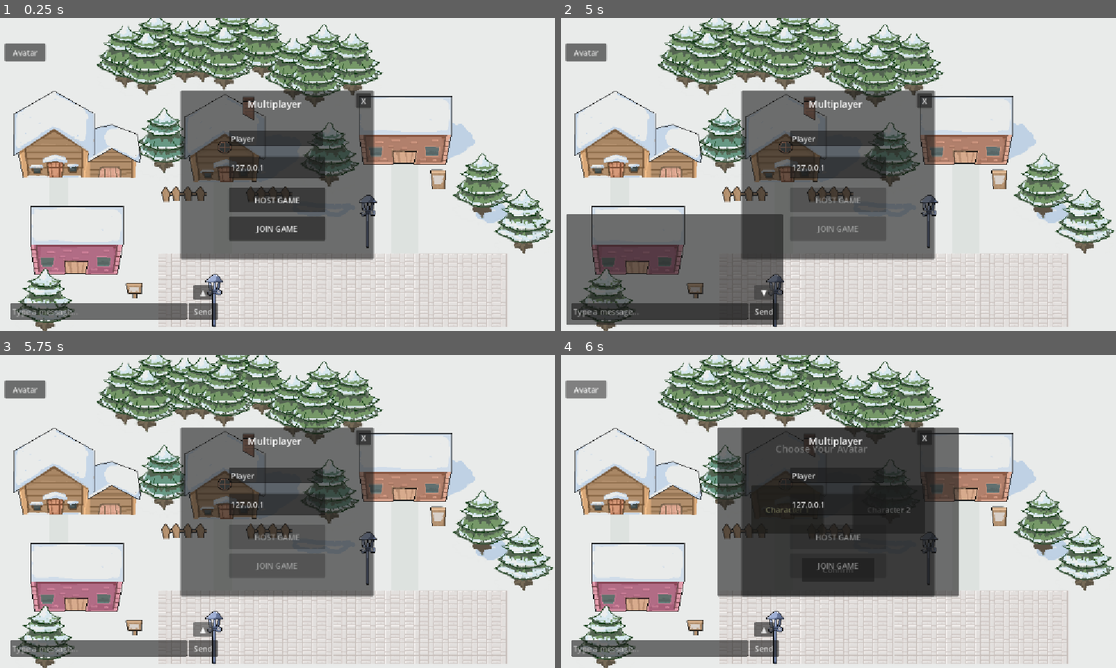
Above: before the commit, frames 1-4 (two rows, left to right).
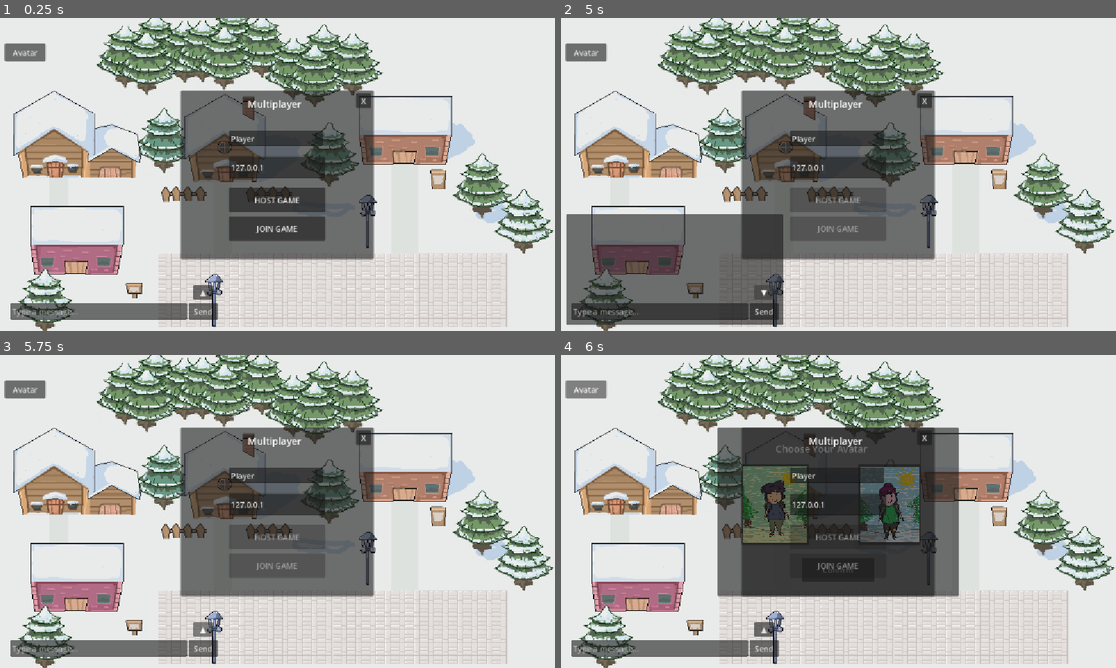
Above: after the commit, the same moments.

Repository: AyuMans/PixelReign
Game: Godot game, scene res://scenes/world.tscn
Two runs of this game, one before a commit and one after it. Both use one fixed random seed, a clock stepped at 60 frames per second and the inputs below.
Inputs (mouse positions are in pixels of both pictures, inside the frame that each line leads up to):
- Up to frame 1 (0.25 s): no input
- Up to frame 2 (5 s): click (660, 312) at 0.52 s; type "12" at 0.6 s; click "HOST GAME" at 1.25 s; click "X" at 2 s; click "Network" at 2.75 s; click "Send" at 3.5 s; click "▲" at 4.25 s
- Up to frame 3 (5.75 s): click "▼" at 5 s
- Up to frame 4 (6 s): click "Avatar" at 5.75 s

Frames 1-3 are identical in both runs. In frame 4, 4.2% of the frame differs, in the area x 32-65%, y 35-60%.

Commit message:
Global network UI

Diff:
--- a/project.godot
+++ b/project.godot
@@ -22,6 +22,7 @@
 ChatUi="*uid://cfpjt8ijojgyv"
 AvatarSelect="*uid://prh00wreqxja"
 PlayerCard="*uid://24e8p0m1en38"
+NetworkUi="*uid://cjaoe4nhtnmd"
 
 [display]
 
--- a/scenes/avatar_select.tscn
+++ b/scenes/avatar_select.tscn
@@ -1,6 +1,8 @@
 [gd_scene format=3 uid="uid://prh00wreqxja"]
 
 [ext_resource type="Script" uid="uid://debj77il5kbbn" path="res://scripts/avatar_select.gd" id="1_y117x"]
+[ext_resource type="Texture2D" uid="uid://canmwylgdobxv" path="res://assets/avatars/avatar1_card.png" id="2_k8pih"]
+[ext_resource type="Texture2D" uid="uid://dh6p7gj4s0lw1" path="res://assets/avatars/avatar2_card.png" id="3_lye6m"]
 
 [node name="AvatarSelect" type="CanvasLayer" unique_id=401225560]
 script = ExtResource("1_y117x")
@@ -30,19 +32,21 @@
 
 [node name="Character1Button" type="Button" parent="Panel" unique_id=1565212752]
 layout_mode = 0
-offset_left = 70.0
-offset_top = 120.0
-offset_right = 220.0
-offset_bottom = 220.0
-text = "Character 1"
+offset_left = 50.0
+offset_top = 76.0
+offset_right = 190.0
+offset_bottom = 244.0
+icon = ExtResource("2_k8pih")
+expand_icon = true
 
 [node name="Character2Button" type="Button" parent="Panel" unique_id=942316583]
 layout_mode = 0
-offset_left = 280.0
-offset_top = 120.0
-offset_right = 430.0
-offset_bottom = 220.0
-text = "Character 2"
+offset_left = 291.0
+offset_top = 76.0
+offset_right = 421.0
+offset_bottom = 244.0
+icon = ExtResource("3_lye6m")
+expand_icon = true
 
 [node name="ConfirmButton" type="Button" parent="Panel" unique_id=908237927]
 layout_mode = 0
--- a/scenes/house_interior.tscn
+++ b/scenes/house_interior.tscn
@@ -2,7 +2,6 @@
 
 [ext_resource type="Texture2D" uid="uid://deuhu81loomrj" path="res://assets/rooms/house_interior.png" id="1_6po8i"]
 [ext_resource type="Script" uid="uid://cb03r8tyetf1i" path="res://scripts/house_interior.gd" id="1_6r7l5"]
-[ext_resource type="Script" uid="uid://b14nscdiednp5" path="res://scripts/network_ui.gd" id="3_6r7l5"]
 
 [sub_resource type="RectangleShape2D" id="RectangleShape2D_goxrl"]
 size = Vector2(723, 70.5)
@@ -70,71 +69,4 @@
 position = Vector2(777, 236.5)
 shape = SubResource("RectangleShape2D_rl2g8")
 
-[node name="NetworkUI" type="CanvasLayer" parent="." unique_id=2032236221]
-script = ExtResource("3_6r7l5")
-
-[node name="Panel" type="Panel" parent="NetworkUI" unique_id=1401984238]
-offset_left = 376.0
-offset_top = 150.0
-offset_right = 776.0
-offset_bottom = 500.0
-
-[node name="Title" type="Label" parent="NetworkUI/Panel" unique_id=359153099]
-layout_mode = 0
-offset_left = 130.0
-offset_top = 30.0
-offset_right = 219.0
-offset_bottom = 53.0
-text = "Multiplayer"
-
-[node name="HostButton" type="Button" parent="NetworkUI/Panel" unique_id=962252717]
-layout_mode = 0
-offset_left = 100.0
-offset_top = 100.0
-offset_right = 300.0
-offset_bottom = 150.0
-text = "HOST GAME"
-
-[node name="IPInput" type="LineEdit" parent="NetworkUI/Panel" unique_id=328728316]
-layout_mode = 0
-offset_left = 100.0
-offset_top = 180.0
-offset_right = 300.0
-offset_bottom = 225.0
-text = "127.0.0.1"
-placeholder_text = "Enter Server IP"
-
-[node name="JoinButton" type="Button" parent="NetworkUI/Panel" unique_id=1601849016]
-layout_mode = 0
-offset_left = 100.0
-offset_top = 240.0
-offset_right = 300.0
-offset_bottom = 290.0
-text = "JOIN GAME"
-
-[node name="CloseButton" type="Button" parent="NetworkUI/Panel" unique_id=686559511]
-layout_mode = 0
-offset_left = 363.0
-offset_top = 6.0
-offset_right = 395.0
-offset_bottom = 37.0
-text = "X"
-
-[node name="NameInput" type="LineEdit" parent="NetworkUI/Panel" unique_id=1932407434]
-layout_mode = 0
-offset_left = 100.0
-offset_top = 84.0
-offset_right = 295.0
-offset_bottom = 115.0
-text = "Player"
-placeholder_text = "Enter Your Name"
-
-[node name="OpenButton" type="Button" parent="NetworkUI" unique_id=1214475410]
-offset_left = 11.0
-offset_top = 15.0
-offset_right = 96.0
-offset_bottom = 52.0
-text = "Network
-"
-
 [connection signal="body_entered" from="ExitDoor" to="." method="_on_exit_door_body_entered"]
--- /dev/null
+++ b/scenes/network_ui.tscn
@@ -0,0 +1,71 @@
+[gd_scene format=3 uid="uid://cjaoe4nhtnmd"]
+
+[ext_resource type="Script" uid="uid://b14nscdiednp5" path="res://scripts/network_ui.gd" id="1_rqm01"]
+
+[node name="NetworkUI" type="CanvasLayer" unique_id=623655767]
+script = ExtResource("1_rqm01")
+
+[node name="Panel" type="Panel" parent="." unique_id=2092475178]
+offset_left = 376.0
+offset_top = 150.0
+offset_right = 776.0
+offset_bottom = 500.0
+
+[node name="Title" type="Label" parent="Panel" unique_id=992913924]
+layout_mode = 0
+offset_left = 139.0
+offset_top = 14.0
+offset_right = 250.0
+offset_bottom = 42.0
+theme_override_font_sizes/font_size = 20
+text = "Multiplayer"
+
+[node name="HostButton" type="Button" parent="Panel" unique_id=492415758]
+layout_mode = 0
+offset_left = 100.0
+offset_top = 202.0
+offset_right = 300.0
+offset_bottom = 252.0
+text = "HOST GAME"
+
+[node name="IPInput" type="LineEdit" parent="Panel" unique_id=1238796129]
+layout_mode = 0
+offset_left = 100.0
+offset_top = 137.0
+offset_right = 300.0
+offset_bottom = 182.0
+text = "127.0.0.1"
+placeholder_text = "Enter Server IP"
+
+[node name="JoinButton" type="Button" parent="Panel" unique_id=808393297]
+layout_mode = 0
+offset_left = 100.0
+offset_top = 261.0
+offset_right = 300.0
+offset_bottom = 311.0
+text = "JOIN GAME"
+
+[node name="CloseButton" type="Button" parent="Panel" unique_id=1899317875]
+layout_mode = 0
+offset_left = 363.0
+offset_top = 6.0
+offset_right = 395.0
+offset_bottom = 37.0
+text = "X"
+
+[node name="NameInput" type="LineEdit" parent="Panel" unique_id=1618493196]
+layout_mode = 0
+offset_left = 100.0
+offset_top = 84.0
+offset_right = 295.0
+offset_bottom = 115.0
+text = "Player"
+placeholder_text = "Enter Your Name"
+
+[node name="OpenButton" type="Button" parent="." unique_id=935753027]
+offset_left = 11.0
+offset_top = 15.0
+offset_right = 96.0
+offset_bottom = 52.0
+text = "Network
+"
--- a/scenes/player_card.tscn
+++ b/scenes/player_card.tscn
@@ -3,7 +3,7 @@
 [ext_resource type="Script" uid="uid://bfm8xwd2id02y" path="res://scripts/player_card.gd" id="1_psvab"]
 
 [node name="PlayerCard" type="Panel" unique_id=391218097]
-z_index = 5
+z_index = 101
 offset_left = 450.0
 offset_top = 150.0
 offset_right = 700.0
--- a/scenes/world.tscn
+++ b/scenes/world.tscn
@@ -2,7 +2,6 @@
 
 [ext_resource type="Script" uid="uid://jf0bfljbl52x" path="res://scripts/world.gd" id="1_4wyf3"]
 [ext_resource type="Texture2D" uid="uid://bngl01rk6ps8t" path="res://assets/rooms/snowy_background.png" id="1_rwgxs"]
-[ext_resource type="Script" uid="uid://b14nscdiednp5" path="res://scripts/network_ui.gd" id="4_k0juu"]
 
 [sub_resource type="RectangleShape2D" id="RectangleShape2D_rl2g8"]
 size = Vector2(1152, 40)
@@ -20,7 +19,7 @@
 size = Vector2(167, 182.5)
 
 [sub_resource type="RectangleShape2D" id="RectangleShape2D_rwgxs"]
-size = Vector2(159.5, 179)
+size = Vector2(166, 179)
 
 [sub_resource type="RectangleShape2D" id="RectangleShape2D_4wyf3"]
 size = Vector2(140.5, 112.25)
@@ -109,7 +108,7 @@
 [node name="LeftHouse" type="StaticBody2D" parent="Objects" unique_id=539793214]
 
 [node name="CollisionShape2D" type="CollisionShape2D" parent="Objects/LeftHouse" unique_id=1081393025]
-position = Vector2(118.25, 242.5)
+position = Vector2(115, 242.5)
 shape = SubResource("RectangleShape2D_rwgxs")
 
 [node name="CollisionShape2D2" type="CollisionShape2D" parent="Objects/LeftHouse" unique_id=595463442]
@@ -199,74 +198,6 @@
 position = Vector2(469, 329)
 shape = SubResource("RectangleShape2D_wltt1")
 
-[node name="NetworkUI" type="CanvasLayer" parent="." unique_id=852527721]
-script = ExtResource("4_k0juu")
-
-[node name="Panel" type="Panel" parent="NetworkUI" unique_id=1284542653]
-offset_left = 376.0
-offset_top = 150.0
-offset_right = 776.0
-offset_bottom = 500.0
-
-[node name="Title" type="Label" parent="NetworkUI/Panel" unique_id=1568423099]
-layout_mode = 0
-offset_left = 139.0
-offset_top = 14.0
-offset_right = 250.0
-offset_bottom = 42.0
-theme_override_font_sizes/font_size = 20
-text = "Multiplayer"
-
-[node name="HostButton" type="Button" parent="NetworkUI/Panel" unique_id=1627716099]
-layout_mode = 0
-offset_left = 100.0
-offset_top = 202.0
-offset_right = 300.0
-offset_bottom = 252.0
-text = "HOST GAME"
-
-[node name="IPInput" type="LineEdit" parent="NetworkUI/Panel" unique_id=433004614]
-layout_mode = 0
-offset_left = 100.0
-offset_top = 137.0
-offset_right = 300.0
-offset_bottom = 182.0
-text = "127.0.0.1"
-placeholder_text = "Enter Server IP"
-
-[node name="JoinButton" type="Button" parent="NetworkUI/Panel" unique_id=1628923639]
-layout_mode = 0
-offset_left = 100.0
-offset_top = 261.0
-offset_right = 300.0
-offset_bottom = 311.0
-text = "JOIN GAME"
-
-[node name="CloseButton" type="Button" parent="NetworkUI/Panel" unique_id=500260188]
-layout_mode = 0
-offset_left = 363.0
-offset_top = 6.0
-offset_right = 395.0
-offset_bottom = 37.0
-text = "X"
-
-[node name="NameInput" type="LineEdit" parent="NetworkUI/Panel" unique_id=2122372435]
-layout_mode = 0
-offset_left = 100.0
-offset_top = 84.0
-offset_right = 295.0
-offset_bottom = 115.0
-text = "Player"
-placeholder_text = "Enter Your Name"
-
-[node name="OpenButton" type="Button" parent="NetworkUI" unique_id=435468018]
-offset_left = 11.0
-offset_top = 15.0
-offset_right = 96.0
-offset_bottom = 52.0
-text = "Network
-"
-
 [node name="SnowForestDoor" type="Area2D" parent="." unique_id=843067060]
 position = Vector2(650, 0)
 collision_mask = 2
